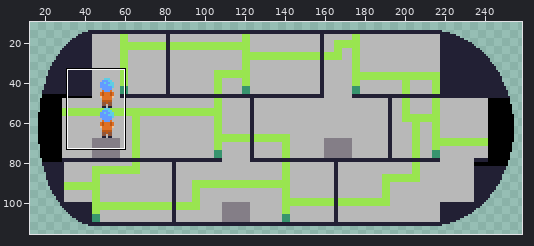
Two versions of one sprite sheet, art/spritesheet_vechicles/submarine.png. The first picture is a wide view before the edit; the outline marks the close-up.
Close-up. Before the commit:
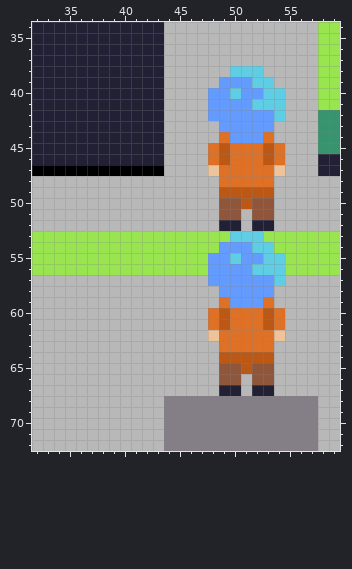
The file is 272x128 pixels. Shown: x 32..59, y 34..72. The wide view leaves out empty margins.
After the commit:
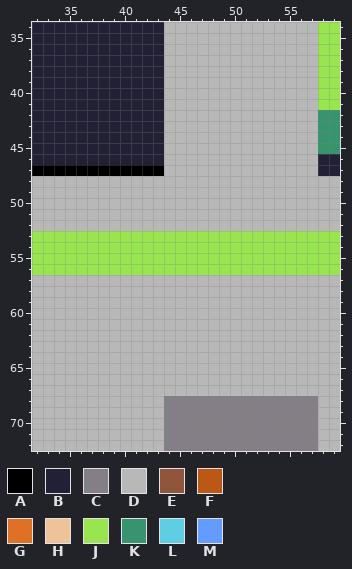
Palette (. is transparent): A #000000  B #222034  C #847e87  D #b8b8b8  E #8f563b  F #bb5815  G #df7126  H #eec39a  J #99e550  K #37946e  L #5fcde4  M #639bff
Change:
{"y":38,"x":50,"old":"LLL","new":"DDD"}
{"y":39,"x":49,"old":"MMMLL","new":"DDDDD"}
{"y":40,"x":48,"old":"MMLMMLL","new":"DDDDDDD"}
{"y":41,"x":48,"old":"MMMMLLL","new":"DDDDDDD"}
{"y":42,"x":48,"old":"MMMMMML","new":"DDDDDDD"}
{"y":43,"x":49,"old":"MMMMM","new":"DDDDD"}
{"y":44,"x":49,"old":"GMMMG","new":"DDDDD"}
{"y":45,"x":48,"old":"GFGGGFG","new":"DDDDDDD"}
{"y":46,"x":48,"old":"GFGGGFG","new":"DDDDDDD"}
{"y":47,"x":48,"old":"HGGGGGH","new":"DDDDDDD"}
{"y":48,"x":49,"old":"GGGGG","new":"DDDDD"}
{"y":49,"x":49,"old":"FFFFF","new":"DDDDD"}
{"y":50,"x":49,"old":"EEFEE","new":"DDDDD"}
{"y":51,"x":49,"old":"EE","new":"DD"}
{"y":51,"x":52,"old":"EE","new":"DD"}
{"y":52,"x":49,"old":"BB","new":"DD"}
{"y":52,"x":52,"old":"BB","new":"DD"}
{"y":53,"x":50,"old":"LLL","new":"JJJ"}
{"y":54,"x":49,"old":"MMMLL","new":"JJJJJ"}
{"y":55,"x":48,"old":"MMLMMLL","new":"JJJJJJJ"}
{"y":56,"x":48,"old":"MMMMLLL","new":"JJJJJJJ"}
{"y":57,"x":48,"old":"MMMMMML","new":"DDDDDDD"}
{"y":58,"x":49,"old":"MMMMM","new":"DDDDD"}
{"y":59,"x":49,"old":"GMMMG","new":"DDDDD"}
{"y":60,"x":48,"old":"GFGGGFG","new":"DDDDDDD"}
{"y":61,"x":48,"old":"GFGGGFG","new":"DDDDDDD"}
{"y":62,"x":48,"old":"HGGGGGH","new":"DDDDDDD"}
{"y":63,"x":49,"old":"GGGGG","new":"DDDDD"}
{"y":64,"x":49,"old":"FFFFF","new":"DDDDD"}
{"y":65,"x":49,"old":"EEFEE","new":"DDDDD"}
{"y":66,"x":49,"old":"EE","new":"DD"}
{"y":66,"x":52,"old":"EE","new":"DD"}
{"y":67,"x":49,"old":"BB","new":"DD"}
{"y":67,"x":52,"old":"BB","new":"DD"}
{"label":"changed","picture_box":[208,66,285,396]}
